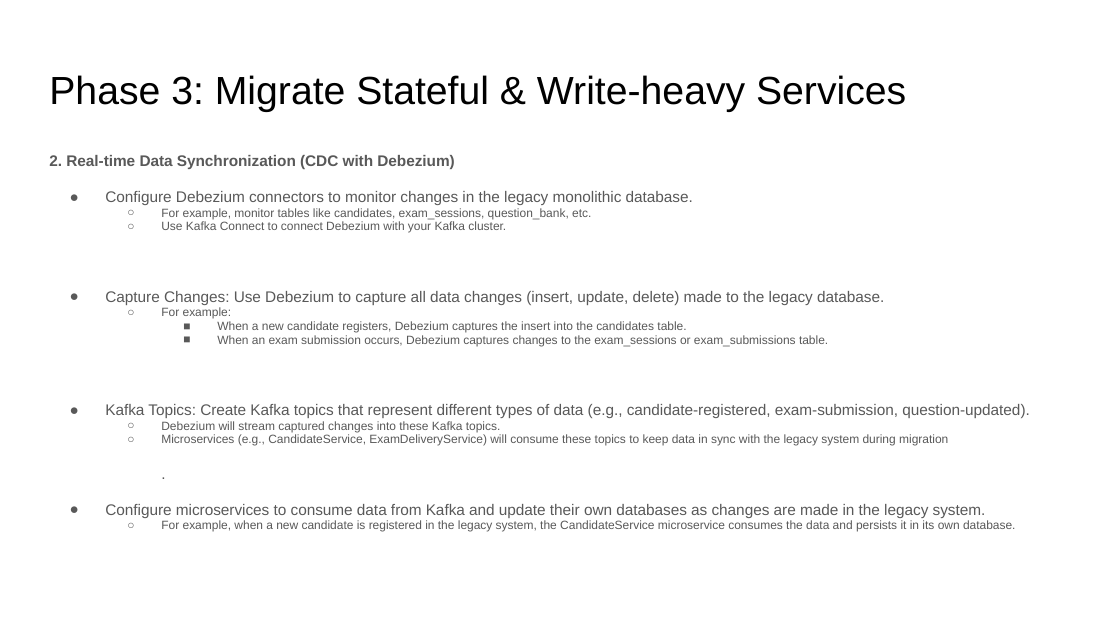
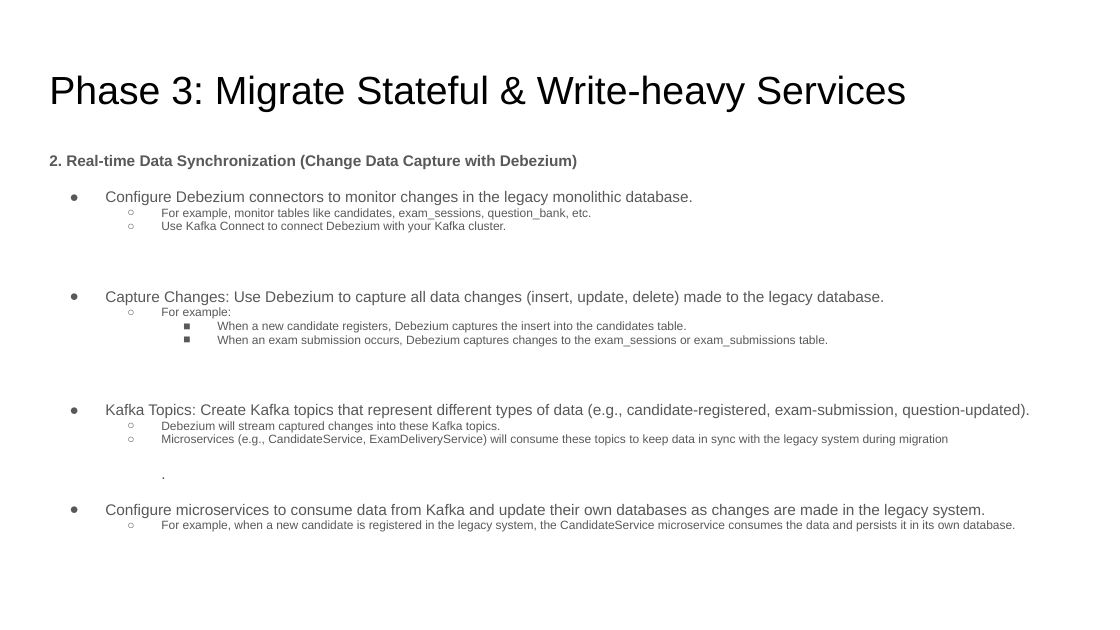
Before and after one commit to pfcit/nextgen-exam-system, a slide deck: slide 53 of ExamSystemMigration.pptx. Drawn at 1120x630 pixels with LibreOffice and Linux fonts; fonts in the diff are those of the drawing. Boxes give left, top, right and bottom in pixels: in the first picture for what was removed or moved away, otherwise in the second. Text is boxed around its words. In the diff, an @@ line names an element or a change of style, - is before the commit and + after.

```diff
--- a/ExamSystemMigration.pptx
+++ b/ExamSystemMigration.pptx
@@ text at bbox=[49, 155, 577, 169]: text changed @@
-2. Real-time Data Synchronization (CDC with Debezium)
+2. Real-time Data Synchronization (Change Data Capture with Debezium)
```
Also in this commit, not shown: 3 other slides changed, 1 slide added.
